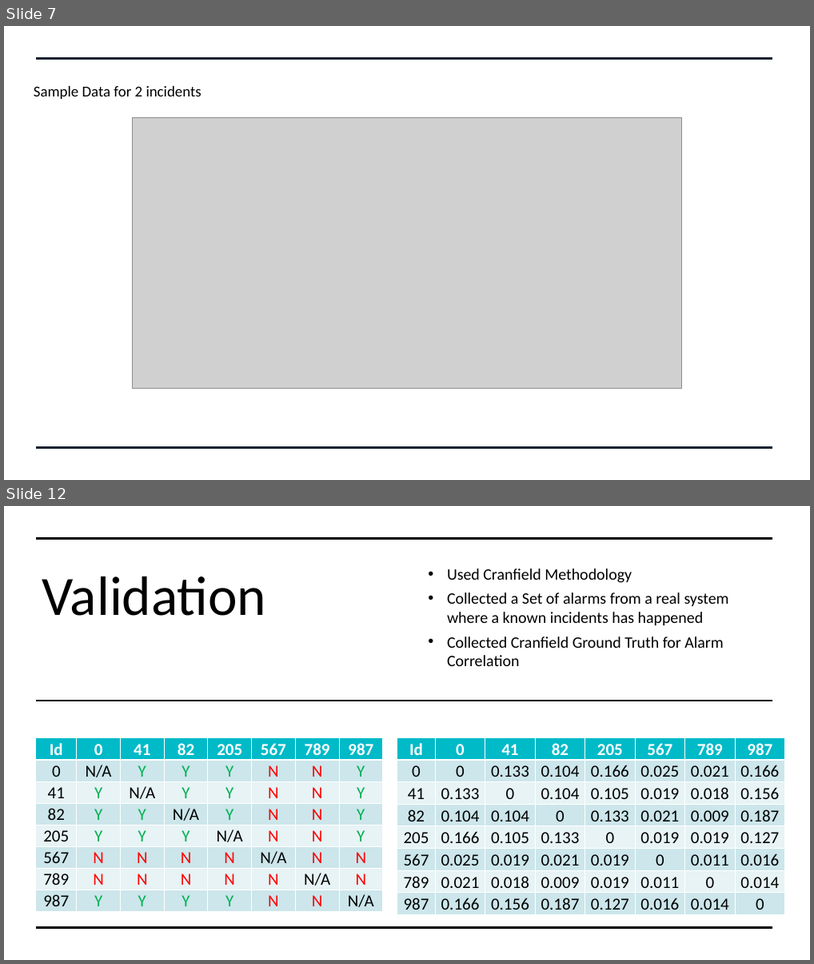
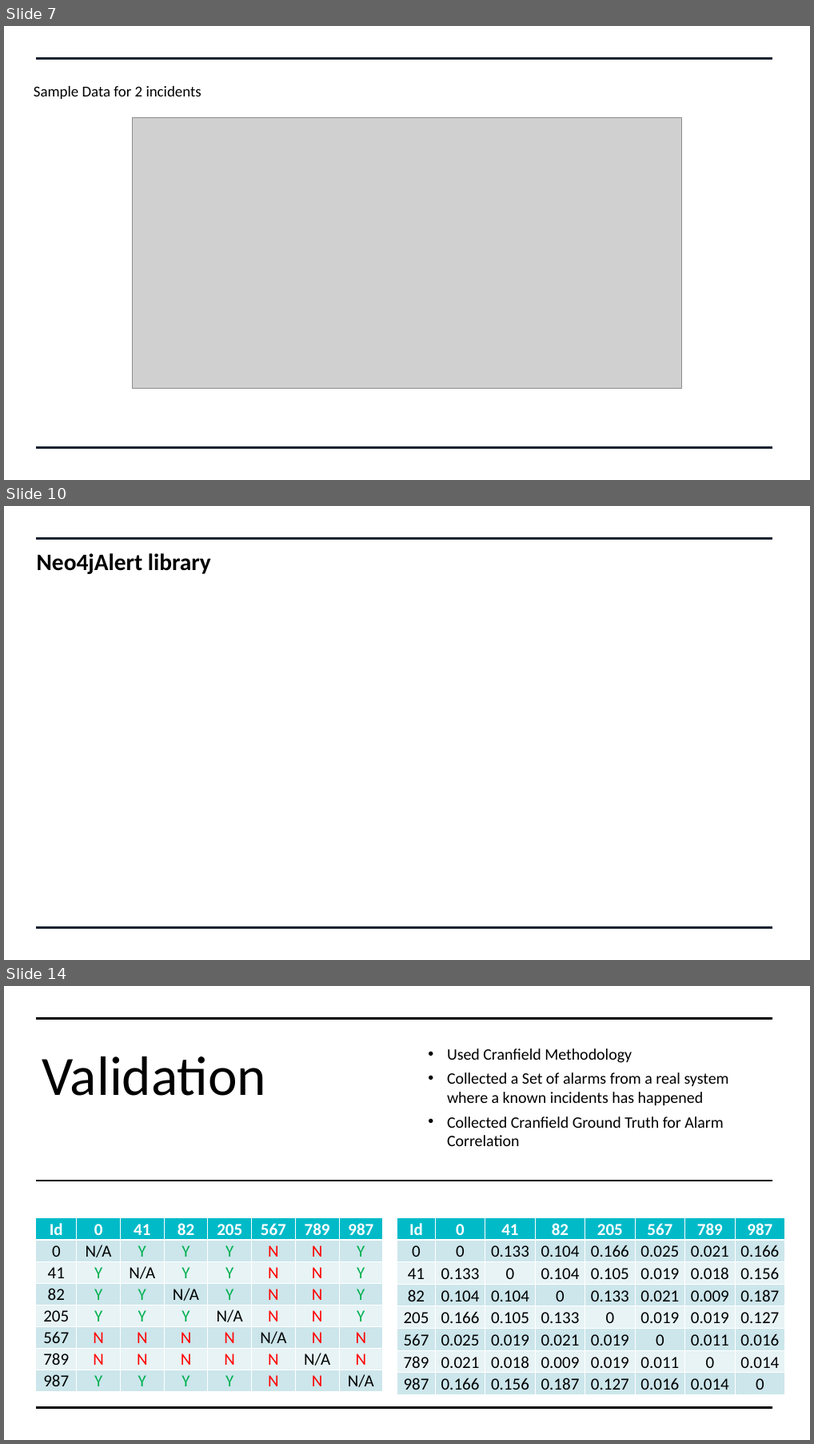
Before and after one commit to swatinanda/CS410-Fall2021-TeamAlpha, a slide deck: Team_Alpha_Presentation.pptx. Shown one above the other, each under a label of ours: slides 7 and 12 before the commit, slides 7, 10 and 14 after it; the slides between them are not shown. The pictures are 814x964 and 814x1444 pixels, drawn with LibreOffice and Linux fonts; fonts in the diff are those of the drawing; grey boxes stand for pictures. Boxes give left, top, right and bottom in pixels: in the first picture for what was removed or moved away, otherwise in the second. Text is boxed around its words. In the diff, an @@ line names an element or a change of style, - is before the commit and + after.

```diff
--- a/Team_Alpha_Presentation.pptx
+++ b/Team_Alpha_Presentation.pptx
@@ slide 10 added at (4, 506, 810, 960), background #FFFFFF @@
@@ line added from (36, 539) to (774, 539), #182230 2.25 pt @@
@@ text added at (37, 553, 211, 574), 28 pt, text #000000, bold @@
+Neo4jAlert library
@@ line added from (36, 927) to (774, 927), #182230 2.25 pt @@
@@ what was slide 12 is now slide 14 @@
```
Also in this commit, not shown: 6 slides changed, 1 other slide added.
